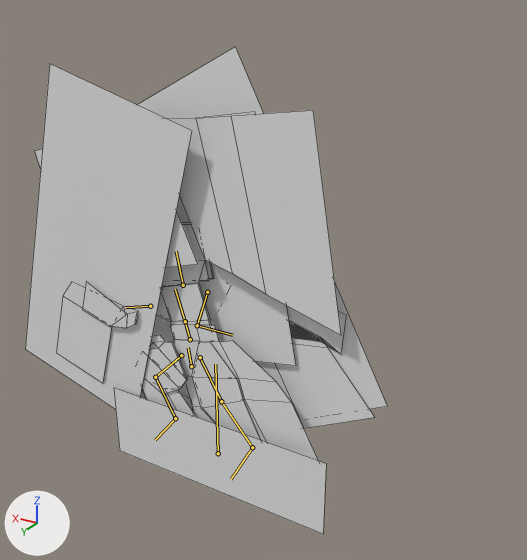
Two versions of the FBX model Unity/Assets/Arcadians/AvatarFemale/avatarFemale.fbx, one commit apart.
Camera for both pictures: a 50 mm camera at (-3.65, 5.16, 4.67) aimed at (-0.39, -0.26, 1.97). Every picture has the same lights, and +X, +Y and +Z are marked at lower left. Both versions are drawn at frame 10 of the action 'female.armature|m.atkWiz'; the numbers are the values there. The bones that bend it are drawn over the model as lines. Mesh edges are drawn as thin lines.

Names of what the first picture shows: 'avatar.Female'.
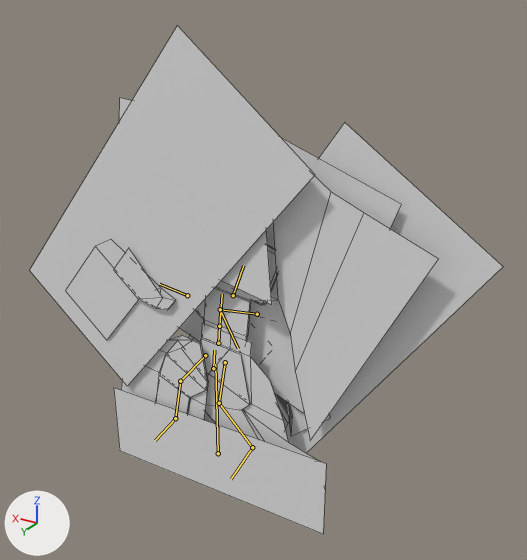
Where the change shows, as pixel boxes (x1, y1, x2, y2) in the pictures (527 x 560 px):
'avatar.Female', posed (31% wider): before (25, 47, 387, 534); after (30, 25, 503, 534)
bone 'b_Spine.001', root to tip: before (191, 366) to (188, 347); after (213, 368) to (214, 350)
bone 'b_Spine.002', root to tip: before (190, 339) to (185, 321); after (218, 343) to (219, 326)
bone 'b_Spine.003', root to tip: before (185, 321) to (175, 289); after (219, 326) to (222, 294)
bone 'b_Head', root to tip: before (183, 285) to (176, 251); after (233, 295) to (243, 265)
bone 'b_RArm.001', root to tip: before (207, 292) to (197, 325); after (257, 314) to (220, 309)
bone 'b_LLeg.001', root to tip: before (181, 355) to (155, 377); after (205, 355) to (180, 381)
bone 'b_LLeg.002', root to tip: before (155, 377) to (175, 418); after (180, 381) to (175, 418)
bone 'b_RLeg.001', root to tip: before (200, 357) to (221, 401); after (225, 362) to (219, 403)
bone 'b_RLeg.002', root to tip: before (221, 401) to (252, 447); after (219, 403) to (252, 447)

The edits, one by one:
Bone 'b_Spine.001' (bone_b_spine_001) moves from (0.148, -0.106, 0.0) to (-0.126, -0.047, 0.0).
Bone 'b_Spine.001' (bone_b_spine_001) turns from (0, 0, -10) to (0, 0, 4) degrees about its own x, y and z.
Bone 'b_Spine.002' (bone_b_spine_002) turns from (0, 0, -5) to (0, 0, 2) degrees about its own x, y and z.
Bone 'b_Spine.003' (bone_b_spine_003) turns from (0, 0, -3) to (0, 0, 0) degrees about its own x, y and z.
Bone 'b_Head' (bone_b_head) turns from (0, 0, 7) to (0, 0, 14) degrees about its own x, y and z.
Bone 'b_RArm.001' (bone_b_rarm_001) turns from (0, 0, -38) to (0, 0, -76) degrees about its own x, y and z.
Bone 'b_LLeg.001' (bone_b_lleg_001) turns from (0, 0, -21) to (0, 0, -2) degrees about its own x, y and z.
Bone 'b_LLeg.002' (bone_b_lleg_002) turns from (0, 0, 40) to (0, 0, -4) degrees about its own x, y and z.
Bone 'b_LFoot' (bone_b_lfoot) turns from (29, 0, 0) to (-10, 0, 0) degrees about its own x, y and z.
Bone 'b_RLeg.001' (bone_b_rleg_001) turns from (0, 0, -6) to (0, 0, 20) degrees about its own x, y and z.
Bone 'b_RLeg.002' (bone_b_rleg_002) turns from (0, 0, 10) to (0, 0, -34) degrees about its own x, y and z.
Bone 'b_RFoot' (bone_b_rfoot) turns from (0, 0, 6) to (0, 0, 10) degrees about its own x, y and z.
